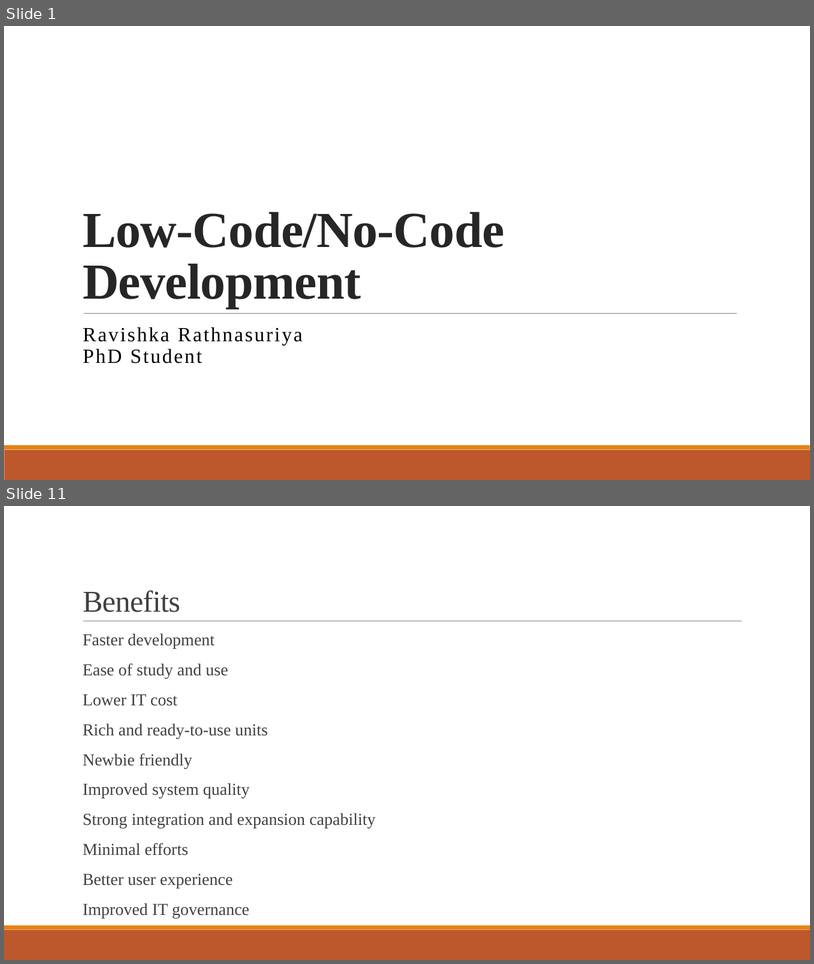
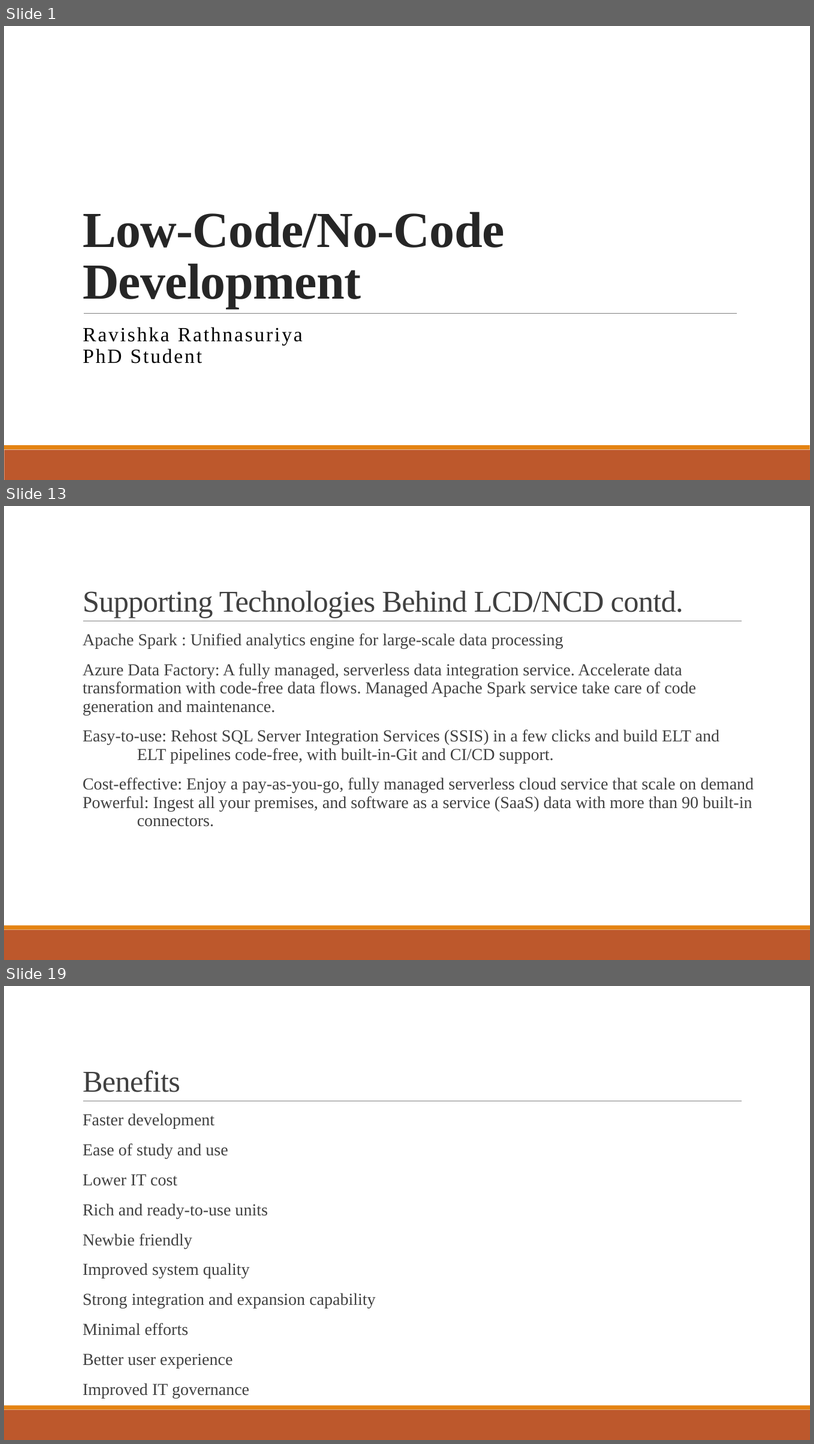
Before and after one commit to Ravishka123/Lectures_And_Talks, a slide deck: No-Code_Low-Code Development/No-Code_Low-Code Development.pptx. Shown one above the other, each under a label of ours: slides 1 and 11 before the commit, slides 1, 13 and 19 after it; the slides between them are not shown. The pictures are 814x964 and 814x1444 pixels, drawn with LibreOffice and Linux fonts; fonts in the diff are those of the drawing. Boxes give left, top, right and bottom in pixels: in the first picture for what was removed or moved away, otherwise in the second. Text is boxed around its words. In the diff, an @@ line names an element or a change of style, - is before the commit and + after.

```diff
--- a/No-Code_Low-Code Development/No-Code_Low-Code Development.pptx
+++ b/No-Code_Low-Code Development/No-Code_Low-Code Development.pptx
@@ slide 13 added at [4,506,810,960], background #FFFFFF; not listed: 3 template elements that a slide beside it also shows @@
@@ title added at [83,591,684,618], 36 pt, text #404040 @@
+Supporting Technologies Behind LCD/NCD contd.
@@ text added at [83,633,755,826], 20 pt, text #404040 @@
+  Apache Spark : Unified analytics engine for large-scale data processing
+  Azure Data Factory: A fully managed, serverless data integration service. Accelerate data transformation with code-free data flows. Managed Apache Spark service take care of code generation and maintenance.
+  Easy-to-use: Rehost SQL Server Integration Services (SSIS) in a few clicks and build ELT and
+  ELT pipelines code-free, with built-in-Git and CI/CD support.
+  Cost-effective: Enjoy a pay-as-you-go, fully managed serverless cloud service that scale on demand
+  Powerful: Ingest all your premises, and software as a service (SaaS) data with more than 90 built-in
+  connectors.
@@ what was slide 11 is now slide 19 @@
```
Also in this commit, not shown: 5 slides changed, 12 other slides added, 7 slides removed, 1 other file.
